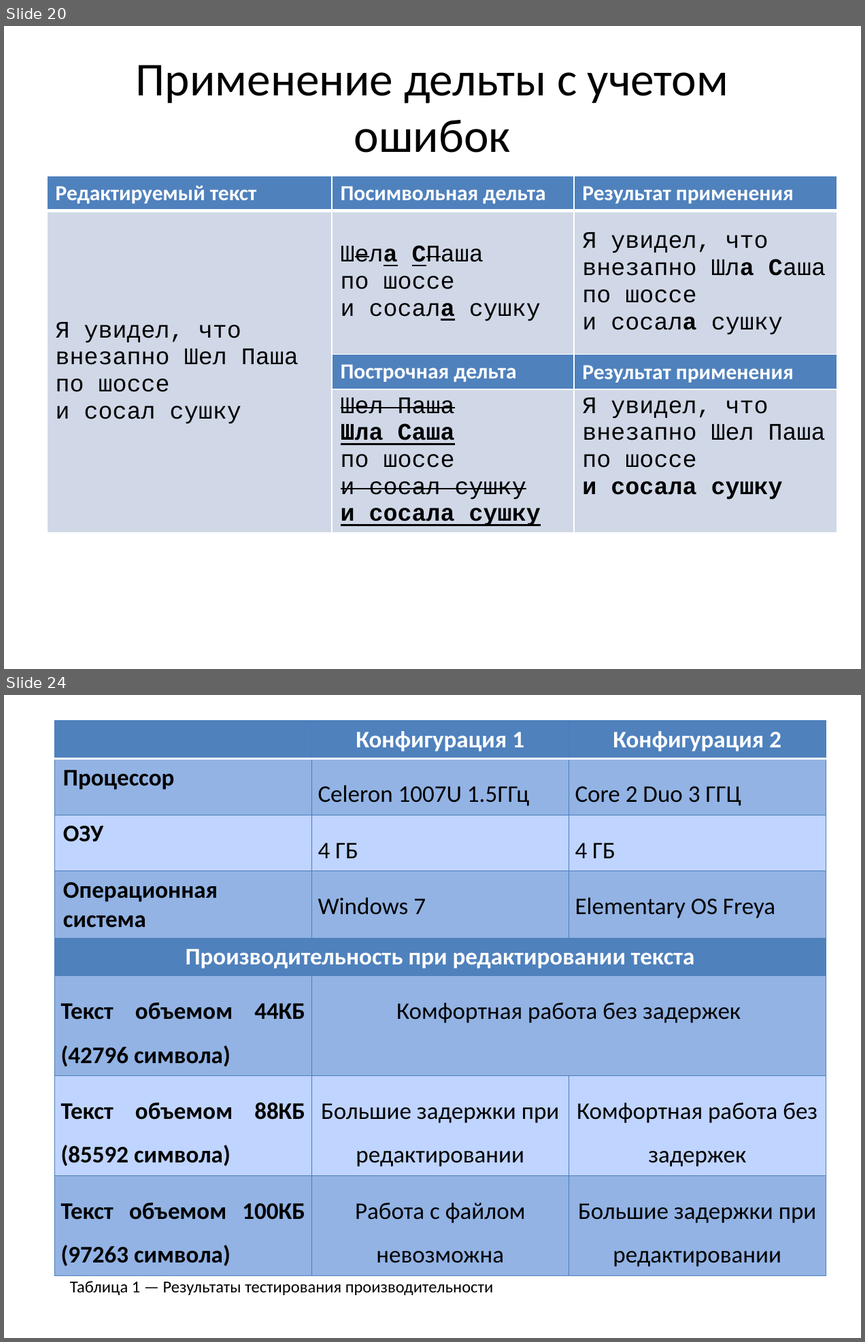
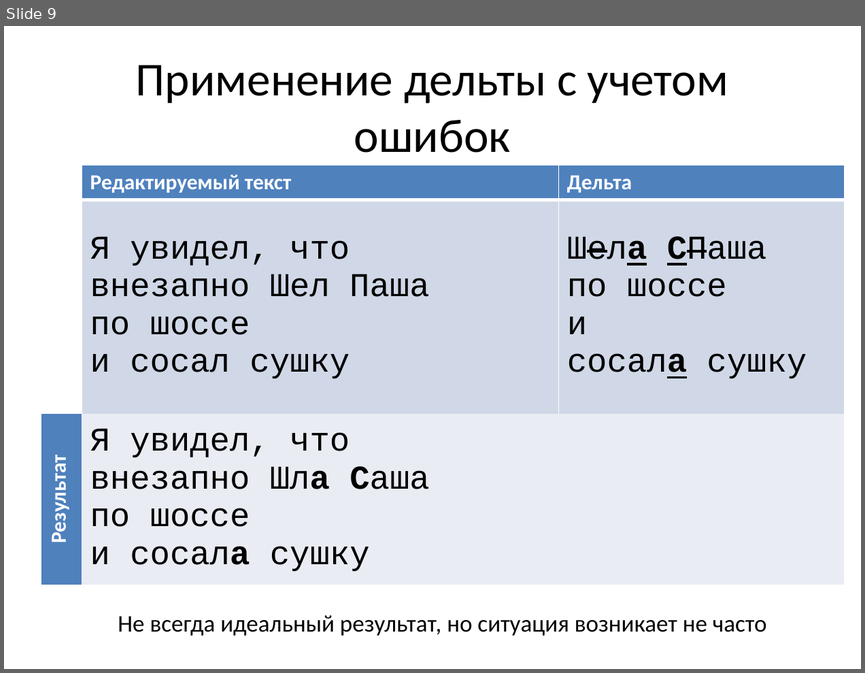
Before and after one commit to mikhail-putilov/archive, a slide deck: ВКР Путилов М.Ю. Презентация.pptx. Shown one above the other, each under a label of ours: slides 20 and 24 before the commit, slide 9 after it; the slides between them are not shown. The pictures are 865x1342 and 865x673 pixels, drawn with LibreOffice and Linux fonts; fonts in the diff are those of the drawing. Boxes give left, top, right and bottom in pixels: in the first picture for what was removed or moved away, otherwise in the second. Text is boxed around its words. In the diff, an @@ line names an element or a change of style, - is before the commit and + after.

```diff
--- a/ВКР Путилов М.Ю. Презентация.pptx
+++ b/ВКР Путилов М.Ю. Презентация.pptx
@@ slide 24 removed at box(4, 695, 861, 1338), background #FFFFFF @@
@@ table removed at box(54, 721, 825, 1269), 8 rows, 3 columns @@
- | Конфигурация 1 | Конфигурация 2
-Процессор | Celeron 1007U 1.5ГГц | Core 2 Duo 3 ГГЦ
-ОЗУ | 4 ГБ | 4 ГБ
-Операционная система | Windows 7 | Elementary OS Freya
-Производительность при редактировании текста |  | 
-Текст объемом 44КБ (42796 символа) | Комфортная работа без задержек | 
-Текст объемом 88КБ (85592 символа) | Большие задержки при редактировании | Комфортная работа без задержек
-Текст объемом 100КБ (97263 символа) | Работа с файлом невозможна | Большие задержки при редактировании
@@ text removed at box(70, 1280, 494, 1295) @@
-Таблица 1 — Результаты тестирования производительности
@@ what was slide 20 is now slide 9 @@
@@ slide 9 changed as well @@
@@ table at box(41, 165, 844, 596) @@
-row 1: Редактируемый текст | Посимвольная дельта | Результат применения
-row 2: Я увидел, что / внезапно Шел Паша / по шоссе / и сосал сушку | Шела СПаша по шоссе и сосала сушку | Я увидел, что / внезапно Шла Саша / по шоссе / и сосала сушку
-row 3:  | Построчная дельта | Результат применения
-row 4:  | Шел Паша / Шла Саша / по шоссе / и сосал сушку / и сосала сушку | Я увидел, что / внезапно Шел Паша / по шоссе / и сосала сушку
+row 1:  | Редактируемый текст | Дельта
+row 2:  | Я увидел, что / внезапно Шел Паша / по шоссе / и сосал сушку | Шела СПаша по шоссе и сосала сушку
+row 3: Результат | Я увидел, что / внезапно Шла Саша / по шоссе / и сосала сушку | 
@@ table: place and size @@
-table at box(47, 176, 837, 548)
+table at box(41, 165, 844, 596)
@@ text added at box(118, 615, 767, 635), 20 pt, text #000000 @@
+Не всегда идеальный результат, но ситуация возникает не часто
```
Also in this commit, not shown: 4 other slides changed, 16 slides added, 19 other slides removed, 17 other files.
